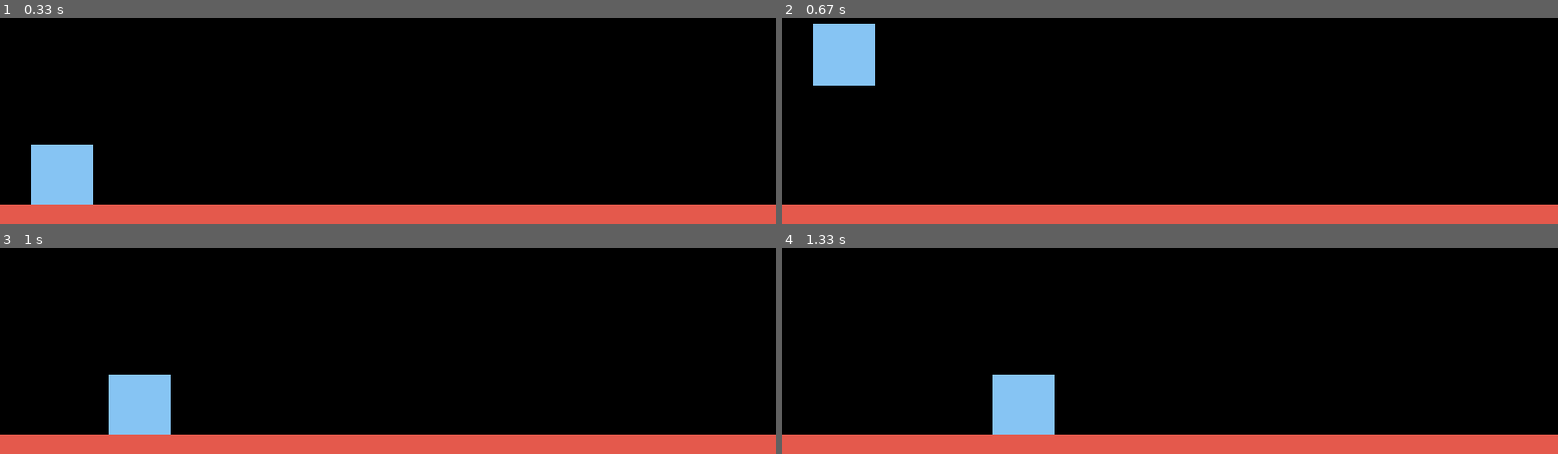
Above: before the commit, frames 1-4 (two rows, left to right).
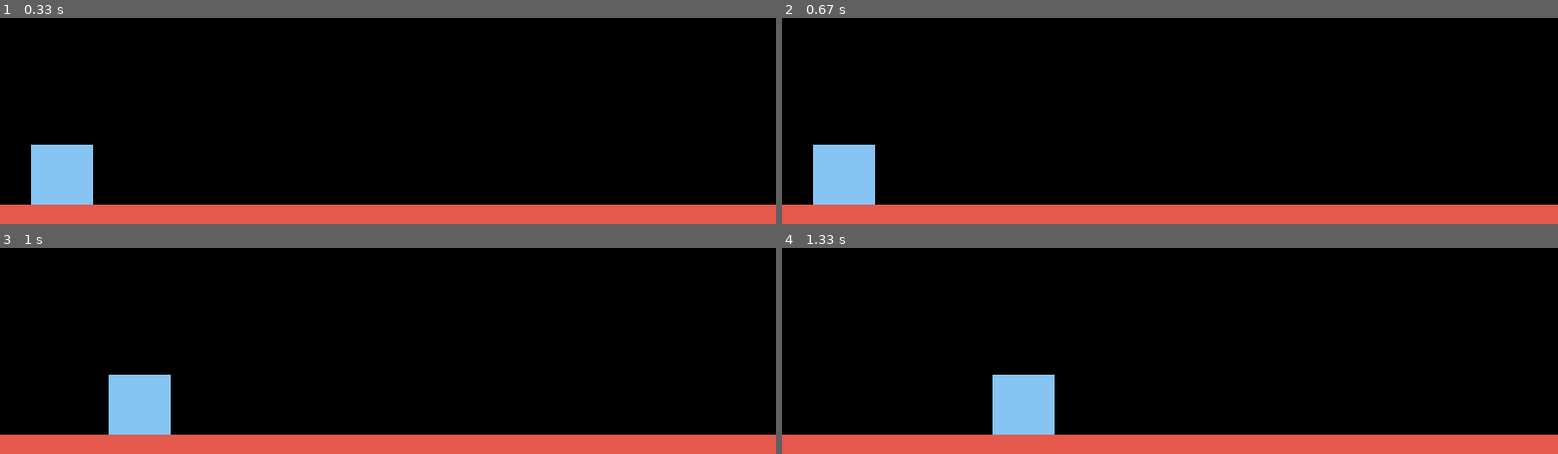
Above: after the commit, the same moments.

Repository: Adit-Vij/Simple-pygame-platformer
Game: pygame game, started from Src/Scripts/MainWindow.py
Same seed, same stepped clock (60 frames per second), same inputs: the game is played once before the commit and once after it.
Inputs:
- Up to frame 1 (0.33 s): no input
- Up to frame 2 (0.67 s): tap Space at 0.33 s
- Up to frame 3 (1 s): hold D from 0.67 s (still down)
- Up to frame 4 (1.33 s): release D at 1.13 s; hold D from 1.17 s (still down)

Frame 1 is identical in both runs. In frame 2, 4.7% of the frame differs, in the area x 4-12%, y 2-91%; in frame 3, nothing differs; in frame 4, nothing differs.

Commit message:
Improved jump mechanic

Diff:
--- a/Src/Scripts/MainWindow.py
+++ b/Src/Scripts/MainWindow.py
@@ -37,9 +37,7 @@
         if event.type == pygame.QUIT:
             pygame.quit()
             sys.exit()
-        if event.type == pygame.KEYDOWN:
-            if event.key == pygame.K_SPACE:
-                player.jump()
+        player.jump_handler(event)
     displayWindow.fill((0,0,0))
     player.get_world_objects(player, platforms)
     player.move(ACCELERATION, FRICTION, GRAVITY)
--- a/Src/Scripts/Player.py
+++ b/Src/Scripts/Player.py
@@ -11,6 +11,7 @@
         self.pos = self.vector(x+(w/2),y)
         self.vel = self.vector(0, 0)
         self.acc = self.vector(0, 0)
+        self.jumping = False
 
     def move(self, accelaration, friction, gravity):
         self.acc = self.vector(0, gravity)
@@ -35,9 +36,24 @@
         if self._player.vel.y > 0:
             if hits:
                 self.vel.y = 0
+                self.jumping = False
                 self.pos.y = hits[0].rect.top+1
 
     def jump(self):
         hits = pygame.sprite.spritecollide(self._player,self._platforms,False)
-        if hits:
+        if hits and not self.jumping:
+            self.jumping = True
             self.vel.y = -15
+
+    def cancel_jump(self):
+        if self.jumping:
+            if self.vel.y < -3:
+                self.vel.y = -3
+
+    def jump_handler(self, event: pygame.event):
+        if event.type == pygame.KEYDOWN:
+            if event.key == pygame.K_SPACE:
+                self.jump()
+        if event.type == pygame.KEYUP:
+            if event.key == pygame.K_SPACE:
+                self.cancel_jump()
